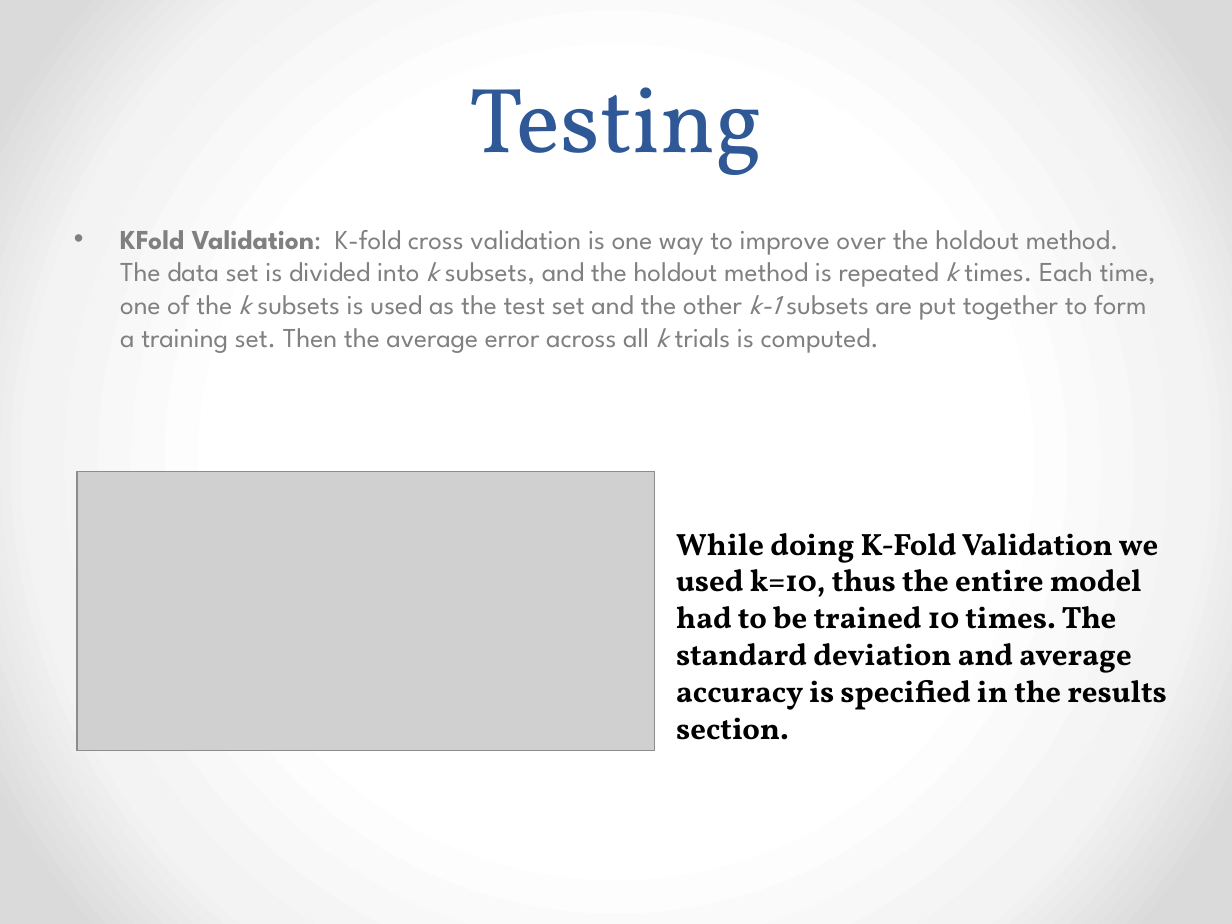
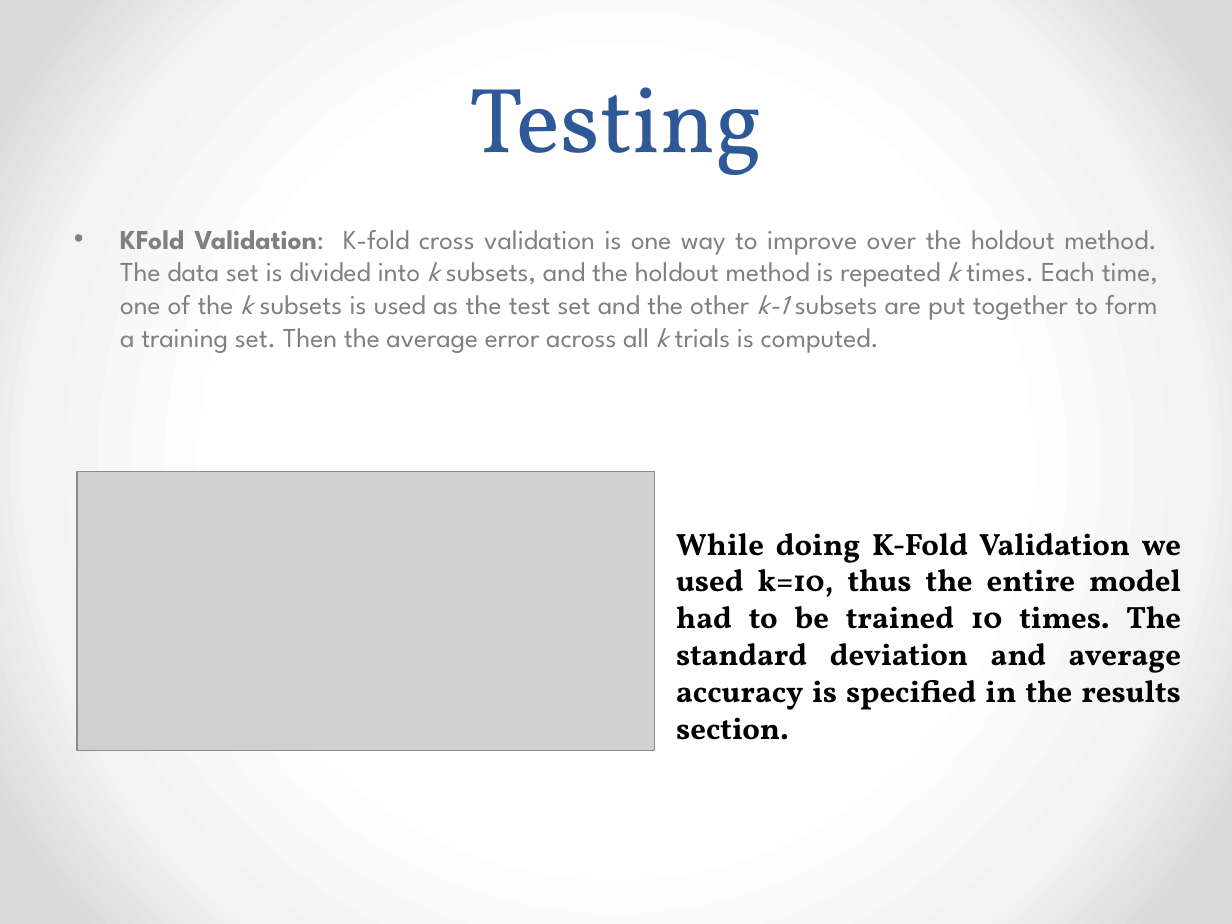
Before and after one commit to AudioExtractors/LanguageDetection, a slide deck: slide 18 of Docs/Presentation.pptx. Drawn at 1232x924 pixels with LibreOffice and Linux fonts; fonts in the diff are those of the drawing; grey boxes stand for pictures. Boxes give left, top, right and bottom in pixels: in the first picture for what was removed or moved away, otherwise in the second. Text is boxed around its words. In the diff, an @@ line names an element or a change of style, - is before the commit and + after.

```diff
--- a/Docs/Presentation.pptx
+++ b/Docs/Presentation.pptx
@@ text "KFold Validation: K-fold cross validation ..." at bbox=[120, 230, 1158, 353]: alignment left to justified @@
@@ text "While doing K-Fold Validation we ..." at bbox=[676, 533, 1182, 740]: alignment left to justified @@
```
Also in this commit, not shown: 11 other slides changed.
